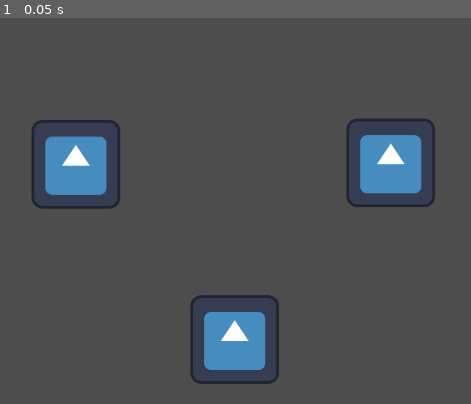
Above: before the commit, frame 1.
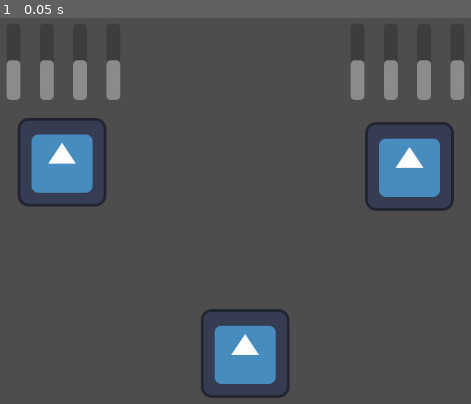
Above: after the commit, the same moment.

Repository: chlorolupus/lihkggamejam
Game: Godot game, scene res://scenes/game.tscn
Two runs of this game, one before a commit and one after it. Both use one fixed random seed, a clock stepped at 60 frames per second and the inputs below. The engine's default icon, where the game draws it, is replaced by a stand-in: a white triangle on a blue panel in a dark square.
Inputs:
- Up to frame 1 (0.05 s): no input

The runs differ from the first frame. In frame 1, 9.7% of the frame differs, in the area x 1-99%, y 10-99%.

Commit message:
Basic layout with draggable card

Diff:
--- a/project.godot
+++ b/project.godot
@@ -18,3 +18,8 @@
 [dotnet]
 
 project/assembly_name="Lihkggamejam"
+
+[rendering]
+
+renderer/rendering_method="gl_compatibility"
+renderer/rendering_method.mobile="gl_compatibility"
--- a/scenes/game.tscn
+++ b/scenes/game.tscn
@@ -8,26 +8,115 @@
 size = Vector2(100, 100)
 
 [node name="Game" type="Node2D"]
-position = Vector2(356, 227)
 script = ExtResource("1_4qahf")
+metadata/_edit_lock_ = true
 
 [node name="Deck" type="Node" parent="."]
 script = ExtResource("1_nm4k7")
 
-[node name="CityA" type="Sprite2D" parent="."]
-texture = ExtResource("2_pdd0n")
+[node name="StaticBody2D" type="StaticBody2D" parent="."]
+position = Vector2(336, 224)
 
-[node name="CityB" type="Sprite2D" parent="."]
-position = Vector2(454, -2)
-texture = ExtResource("2_pdd0n")
-
-[node name="StaticBody2D" type="StaticBody2D" parent="."]
-position = Vector2(229, 253)
-
-[node name="Card" type="Sprite2D" parent="StaticBody2D"]
+[node name="CityA" type="Sprite2D" parent="StaticBody2D"]
 texture = ExtResource("2_pdd0n")
 metadata/_edit_lock_ = true
 
-[node name="CollisionShape2D" type="CollisionShape2D" parent="StaticBody2D"]
+[node name="CityB" type="Sprite2D" parent="."]
+position = Vector2(837, 230)
+texture = ExtResource("2_pdd0n")
+
+[node name="Card" type="StaticBody2D" parent="."]
+position = Vector2(600, 500)
+
+[node name="Sprite" type="Sprite2D" parent="Card"]
+texture = ExtResource("2_pdd0n")
+metadata/_edit_lock_ = true
+
+[node name="CollisionShape2D" type="CollisionShape2D" parent="Card"]
 shape = SubResource("RectangleShape2D_66i6j")
 metadata/_edit_lock_ = true
+
+[node name="RayCast2D" type="RayCast2D" parent="."]
+position = Vector2(-59, 175)
+target_position = Vector2(2.08165e-12, 10)
+hit_from_inside = true
+
+[node name="ProgressBar1" type="ProgressBar" parent="."]
+offset_left = 256.0
+offset_top = 24.0
+offset_right = 276.0
+offset_bottom = 134.0
+max_value = 10.0
+value = 5.0
+fill_mode = 3
+show_percentage = false
+
+[node name="ProgressBar2" type="ProgressBar" parent="."]
+offset_left = 304.0
+offset_top = 24.0
+offset_right = 324.0
+offset_bottom = 134.0
+max_value = 10.0
+value = 5.0
+fill_mode = 3
+show_percentage = false
+
+[node name="ProgressBar3" type="ProgressBar" parent="."]
+offset_left = 352.0
+offset_top = 24.0
+offset_right = 372.0
+offset_bottom = 134.0
+max_value = 10.0
+value = 5.0
+fill_mode = 3
+show_percentage = false
+
+[node name="ProgressBar4" type="ProgressBar" parent="."]
+offset_left = 400.0
+offset_top = 24.0
+offset_right = 420.0
+offset_bottom = 134.0
+max_value = 10.0
+value = 5.0
+fill_mode = 3
+show_percentage = false
+
+[node name="ProgressBar5" type="ProgressBar" parent="."]
+offset_left = 752.0
+offset_top = 24.0
+offset_right = 772.0
+offset_bottom = 134.0
+max_value = 10.0
+value = 5.0
+fill_mode = 3
+show_percentage = false
+
+[node name="ProgressBar6" type="ProgressBar" parent="."]
+offset_left = 800.0
+offset_top = 24.0
+offset_right = 820.0
+offset_bottom = 134.0
+max_value = 10.0
+value = 5.0
+fill_mode = 3
+show_percentage = false
+
+[node name="ProgressBar7" type="ProgressBar" parent="."]
+offset_left = 848.0
+offset_top = 24.0
+offset_right = 868.0
+offset_bottom = 134.0
+max_value = 10.0
+value = 5.0
+fill_mode = 3
+show_percentage = false
+
+[node name="ProgressBar8" type="ProgressBar" parent="."]
+offset_left = 896.0
+offset_top = 24.0
+offset_right = 916.0
+offset_bottom = 134.0
+max_value = 10.0
+value = 5.0
+fill_mode = 3
+show_percentage = false
--- a/scripts/deck.gd
+++ b/scripts/deck.gd
@@ -1,9 +1,6 @@
 extends Node
 
 # fire pol food str
-var CitiesStats = [[5.0, 5.0, 5.0, 5.0], [5.0, 5.0, 5.0, 5.0]]
-
-var CardEffect = [0, 0.0, 0, 0.0]
 
 
 # Called when the node enters the scene tree for the first time.
--- a/scripts/game.gd
+++ b/scripts/game.gd
@@ -1,5 +1,10 @@
 extends Node2D
 
+
+var CardDefaultPos : Vector2 = Vector2(600.0, 500.0)
+
+var CitiesStats = [[5.0, 5.0, 5.0, 5.0], [5.0, 5.0, 5.0, 5.0]]
+var CardEffect = [0, 0.0, 0, 0.0]
 
 # Called when the node enters the scene tree for the first time.
 func _ready():
@@ -8,8 +13,20 @@
 
 # Called every frame. 'delta' is the elapsed time since the previous frame.
 func _process(delta):
+	get_node("RayCast2D").position = get_global_mouse_position()
 	if Input.is_mouse_button_pressed(MOUSE_BUTTON_LEFT):
-		get_node("Card").modulate = Color.RED
-		#get_node("Card").
+		#print(get_node("RayCast2D").position)
+		#print(get_node("Card").position)
+		if get_node("RayCast2D").get_collider() == get_node("Card"):
+			get_node("Card/Sprite").modulate = Color.RED
+			get_node("Card").position = get_global_mouse_position()
+		else:
+			get_node("Card/Sprite").modulate = Color.WHITE
+	else:
+		if get_node("RayCast2D").get_collider() == get_node("CityA"):
+			apply_card_effect(0, CardEffect[0], CardEffect[1], CardEffect[2], CardEffect[3])
 
+		get_node("Card").position = CardDefaultPos
+
+func apply_card_effect(City : int, Stat1 : int, Effect1 : float, Stat2 : int, Effect2 : float):
 	pass
Not shown, added: images/cards/Dev_02.png.import
